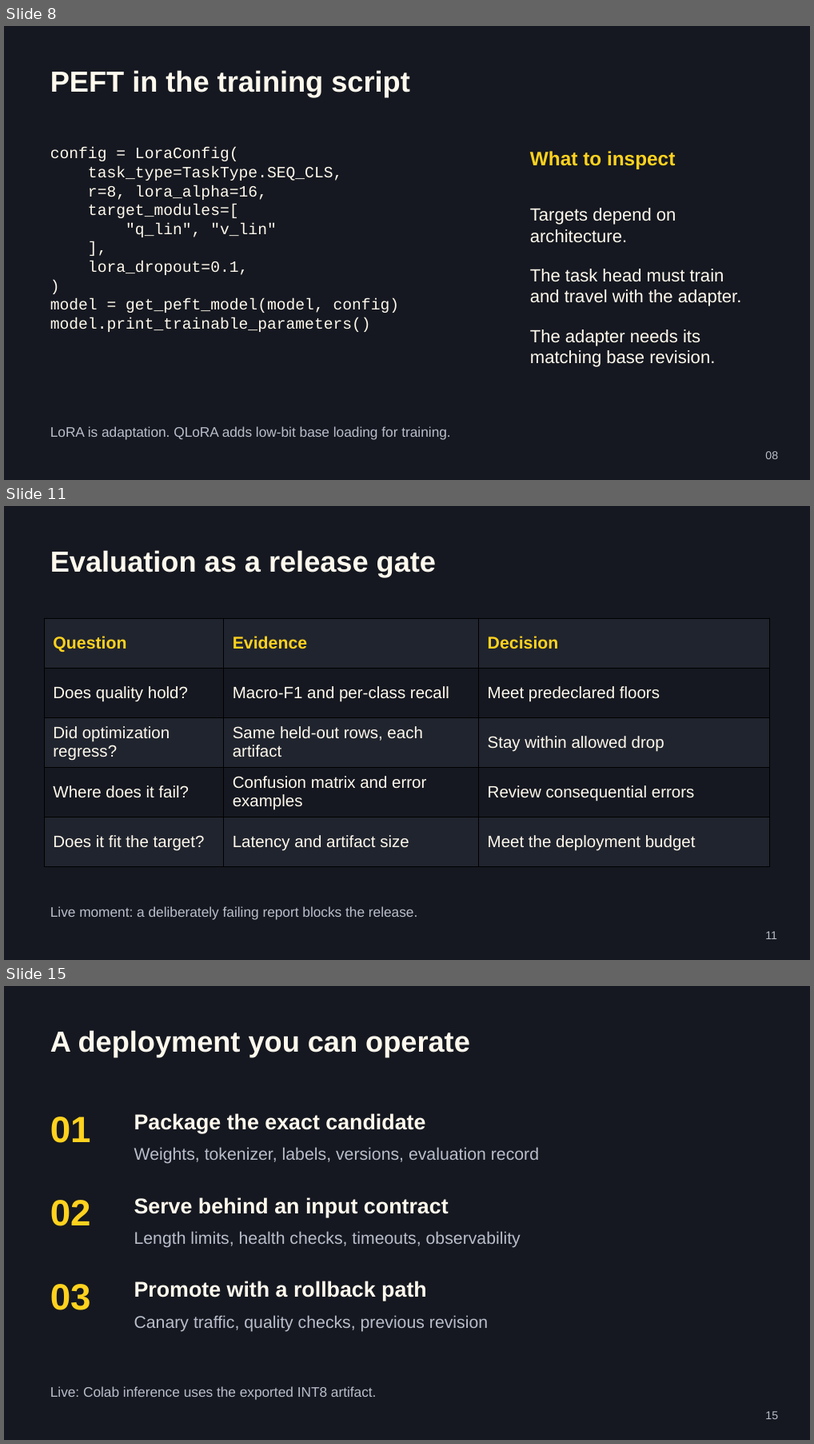
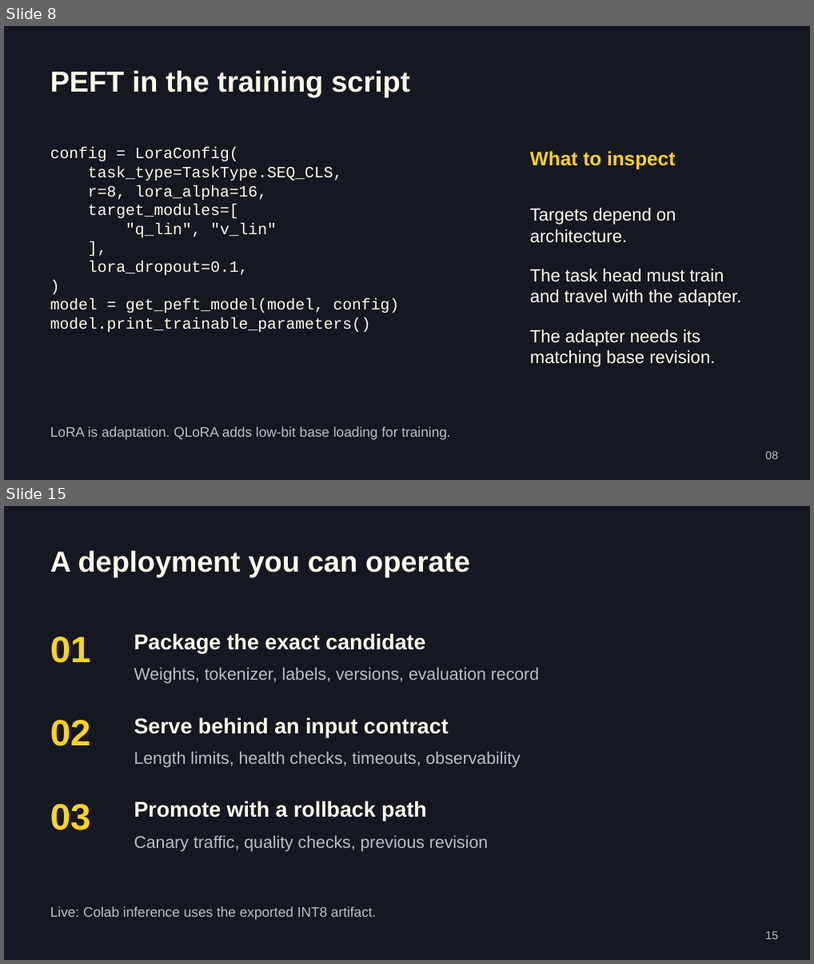
Before and after one commit to jemsbhai/bringing-the-heat, a slide deck: output/Bringing-the-Heat.pptx. Shown one above the other, each under a label of ours: slides 8, 11 and 15 before the commit, slides 8 and 15 after it; the slides between them are not shown. The pictures are 814x1444 and 814x964 pixels, drawn with LibreOffice and Linux fonts; fonts in the diff are those of the drawing. Boxes give left, top, right and bottom in pixels: in the first picture for what was removed or moved away, otherwise in the second. Text is boxed around its words. In the diff, an @@ line names an element or a change of style, - is before the commit and + after.

```diff
--- a/output/Bringing-the-Heat.pptx
+++ b/output/Bringing-the-Heat.pptx
@@ slide 11 removed at box(4, 506, 810, 960), background #151820 @@
@@ text removed at box(50, 550, 436, 577) @@
-Evaluation as a release gate
@@ table removed at box(45, 618, 770, 866), 5 rows, 3 columns @@
-Question | Evidence | Decision
-Does quality hold? | Macro-F1 and per-class recall | Meet predeclared floors
-Did optimization regress? | Same held-out rows, each artifact | Stay within allowed drop
-Where does it fail? | Confusion matrix and error examples | Review consequential errors
-Does it fit the target? | Latency and artifact size | Meet the deployment budget
@@ text removed at box(50, 906, 418, 920) @@
-Live moment: a deliberately failing report blocks the release.
@@ text removed at box(766, 931, 778, 939) @@
-11
```
Also in this commit, not shown: 6 slides changed, 3 slides added, 2 other slides removed, 38 other files.
